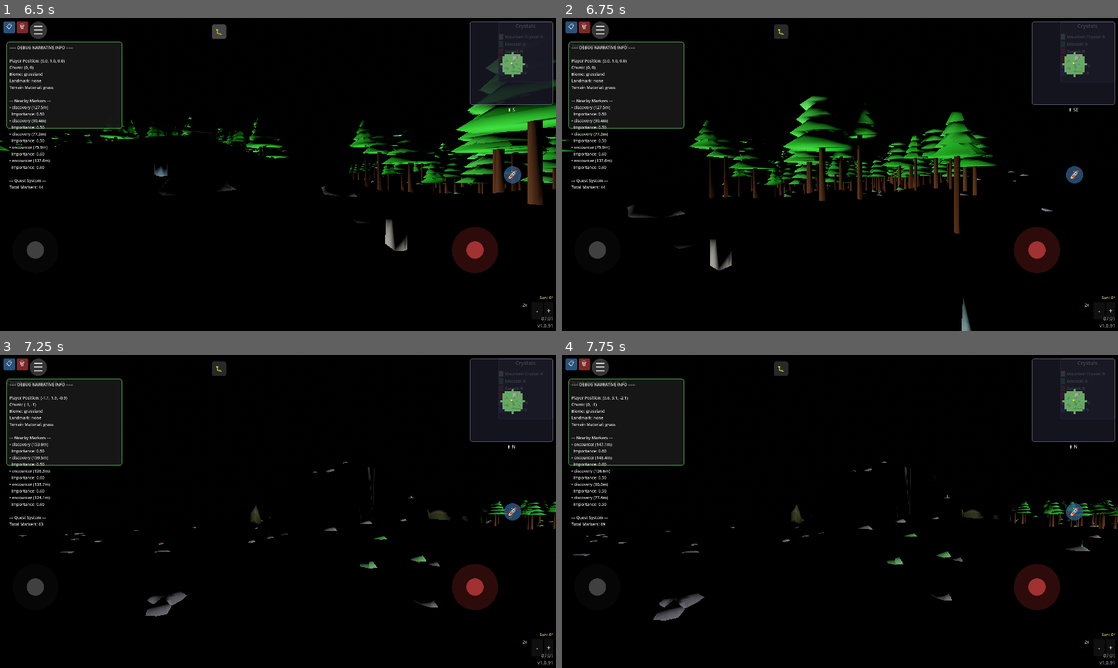
Above: before the commit, frames 1-4 (two rows, left to right).
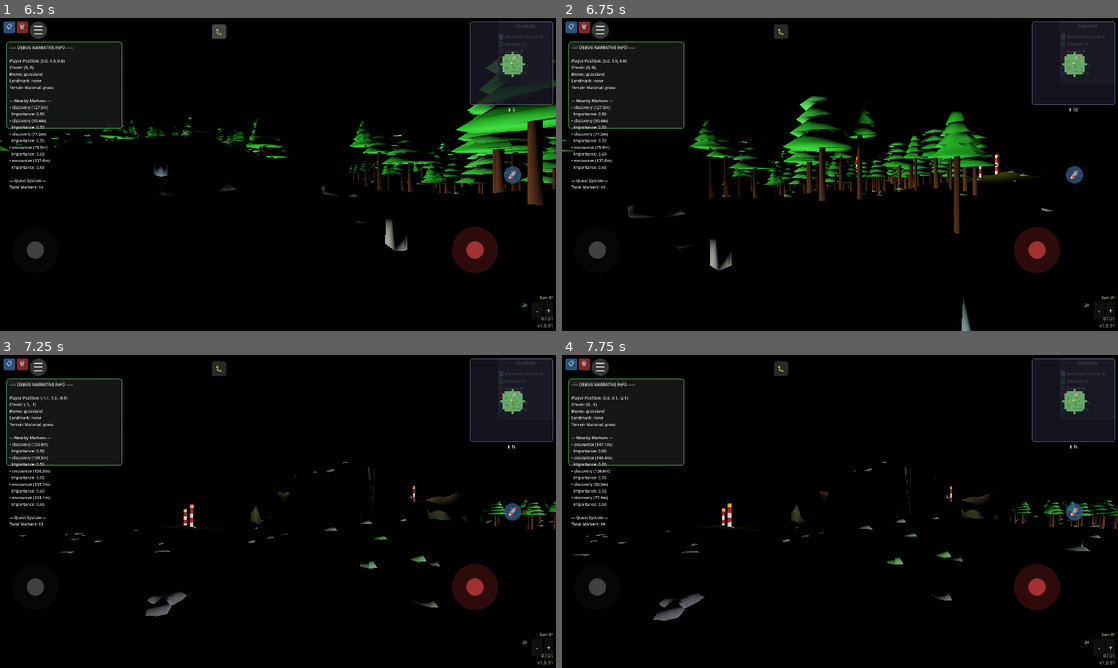
Above: after the commit, the same moments.

Repository: felix-dieterle/YouGame_godot4_public
Game: Godot game, scene res://scenes/main.tscn
The game is run twice, just before and just after one commit, with the same random seed, the same clock (stepped at 60 frames per second) and the same inputs.
Inputs (mouse positions are in pixels of both pictures, inside the frame that each line leads up to):
- Up to frame 1 (6.5 s): click "📋" at 0.5 s; click "🗑" at 1.25 s; click "-" at 2 s; click "+" at 2.75 s; click "🚀" at 3.5 s; click "☰" at 4.25 s; click "▶ Resume Game" at 5 s; click "🐛" at 5.75 s
- Up to frame 2 (6.75 s): tap Enter at 6.5 s; move the mouse to (962, 158) at 6.52 s; hold Right (ui_right) from 6.53 s (still down); hold Space (jetpack) from 6.53 s (still down); click (962, 158) at 6.67 s
- Up to frame 3 (7.25 s): keep holding Right (ui_right); keep holding Space (jetpack)
- Up to frame 4 (7.75 s): release Right (ui_right) at 7.25 s; release Space (jetpack) at 7.25 s; drag from (728, 527) to (812, 574) at 7.27 s

Frame 1 is identical in both runs. In frame 2, 0.2% of the frame differs, in the area x 51-87%, y 43-52%; in frame 3, 0.2%; in frame 4, 0.2%.

Commit message:
Fix coastal detection for distance-based ocean chunks
Co-authored-by: felix-dieterle <1490062+felix-dieterle@users.noreply.github.com>

Diff:
--- a/scripts/chunk.gd
+++ b/scripts/chunk.gd
@@ -1331,7 +1331,15 @@
 
 ## Estimate average height of a chunk based on noise (without generating full chunk)
 func _get_estimated_chunk_height(chunk_pos: Vector2i) -> float:
-    # Sample a few points in the chunk to estimate average height
+    # Check if chunk should be ocean based on distance first
+    var chunk_world_center = Vector2(chunk_pos.x * CHUNK_SIZE, chunk_pos.y * CHUNK_SIZE)
+    var distance_from_origin = chunk_world_center.length()
+
+    # If beyond OCEAN_START_DISTANCE, return a value below OCEAN_LEVEL to indicate ocean
+    if distance_from_origin >= OCEAN_START_DISTANCE:
+        return OCEAN_LEVEL - 1.0  # Guaranteed ocean
+
+    # Otherwise, sample a few points in the chunk to estimate average height based on noise
     var samples = 5
     var total_height = 0.0
 
